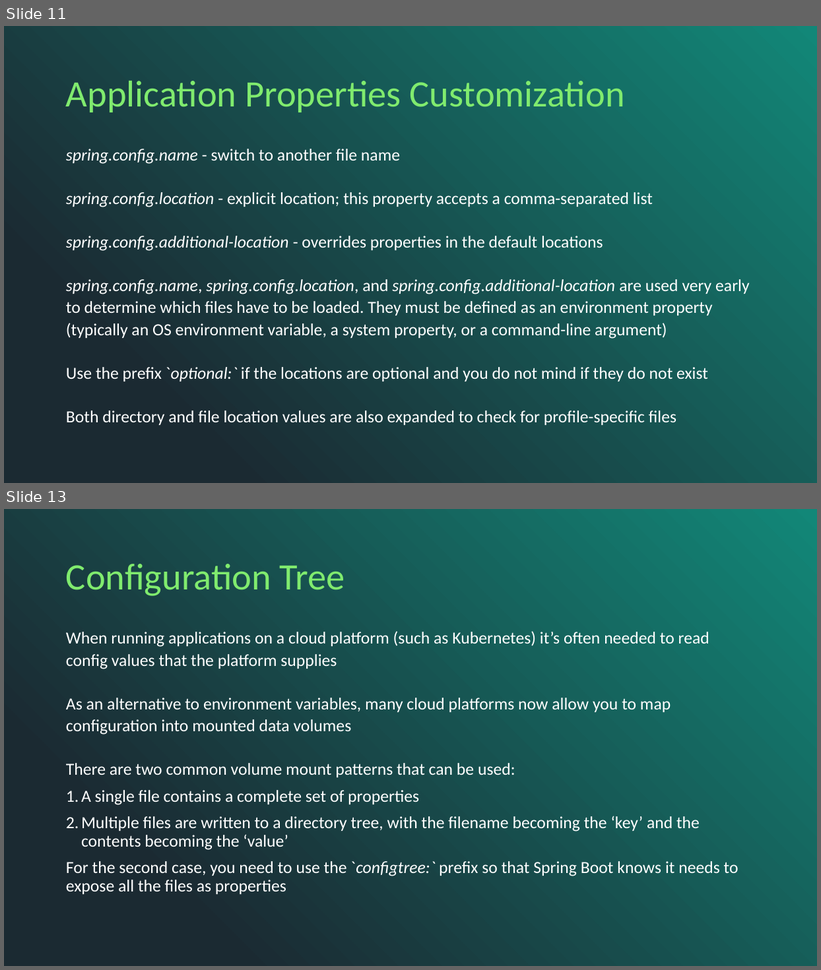
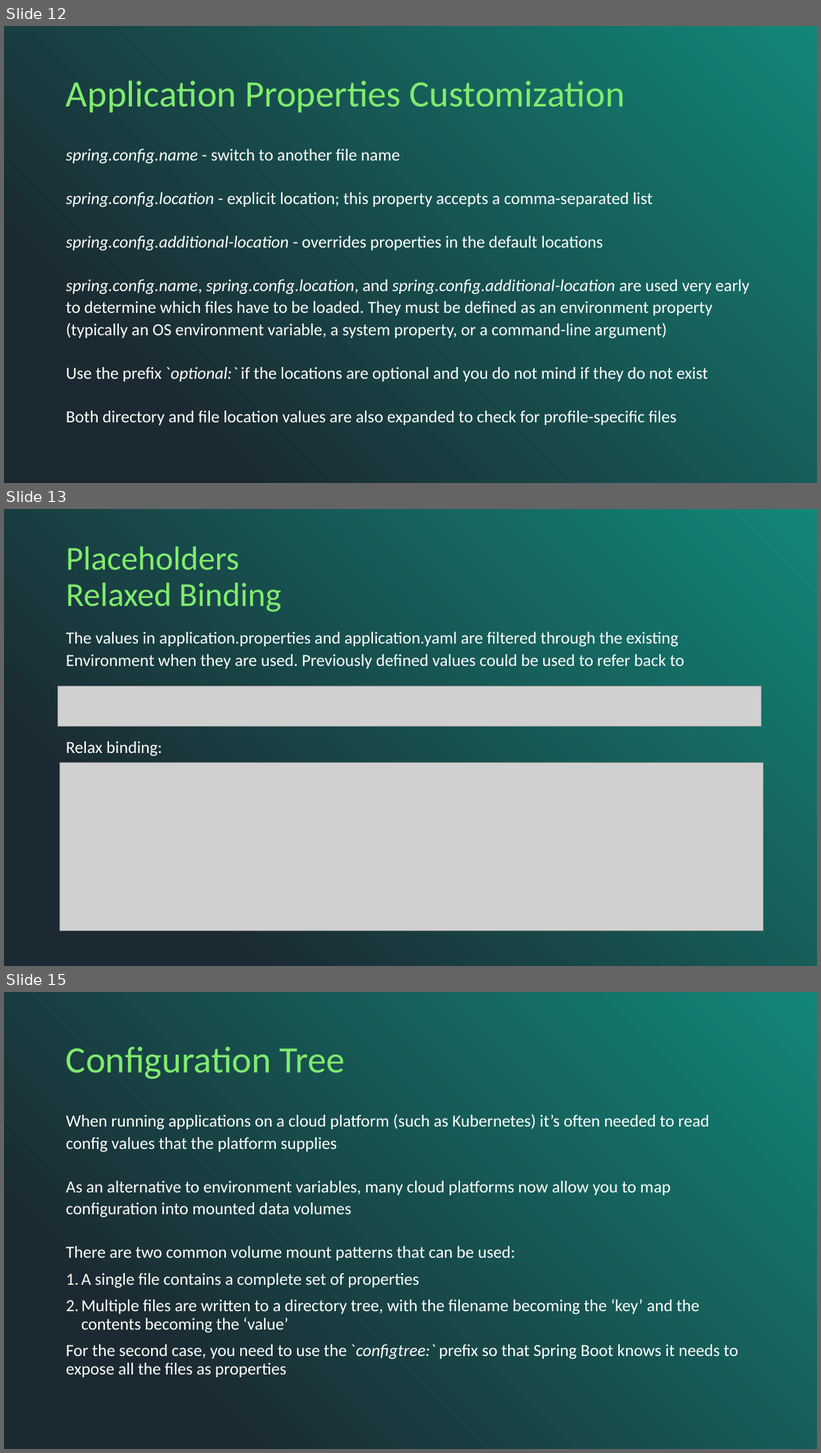
Before and after one commit to averkhoglyad/spring-boot-properties-prototype, a slide deck: spring configs.pptx. Shown one above the other, each under a label of ours: slides 11 and 13 before the commit, slides 12, 13 and 15 after it; the slides between them are not shown. The pictures are 821x970 and 821x1453 pixels, drawn with LibreOffice and Linux fonts; fonts in the diff are those of the drawing; grey boxes stand for pictures. Boxes give left, top, right and bottom in pixels: in the first picture for what was removed or moved away, otherwise in the second. Text is boxed around its words. In the diff, an @@ line names an element or a change of style, - is before the commit and + after.

```diff
--- a/spring configs.pptx
+++ b/spring configs.pptx
@@ slide 13 added at (4,509,817,966), background gradient #128778 to #1B2A32 @@
@@ title added at (66,546,281,612), 39.6 pt, text #80EB6E @@
+Placeholders
+Relaxed Binding
@@ text added at (66,632,684,757), 20 pt, text #FFFFFF @@
+The values in application.properties and application.yaml are filtered through the existing Environment when they are used. Previously defined values could be used to refer back to
+Relax binding:
@@ picture added at (57,686,761,726) @@
@@ picture added at (60,763,764,931) @@
@@ what was slide 11 is now slide 12 @@
@@ what was slide 13 is now slide 15 @@
```
Also in this commit, not shown: 3 slides changed, 2 other slides added, 1 other file.
